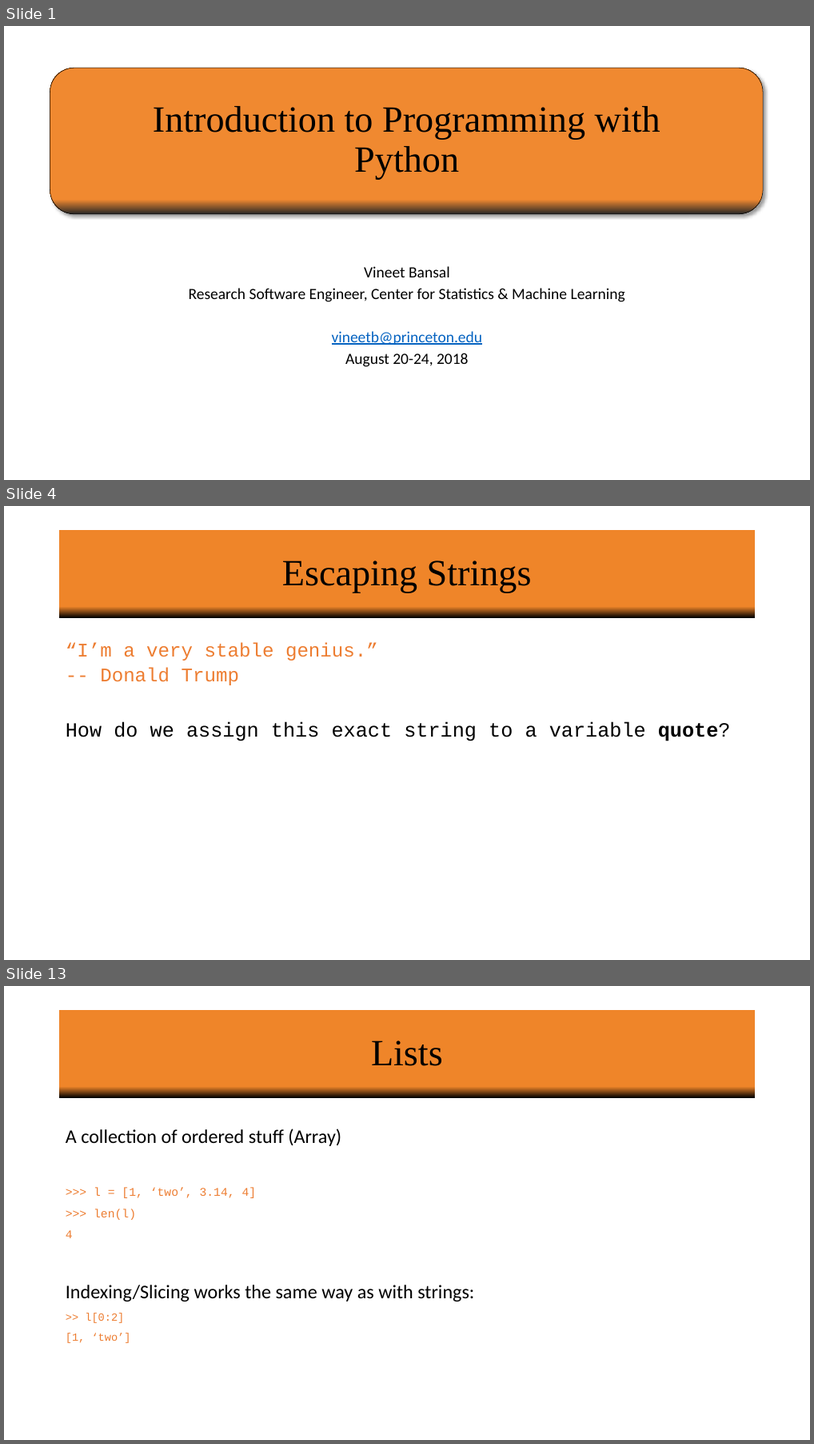
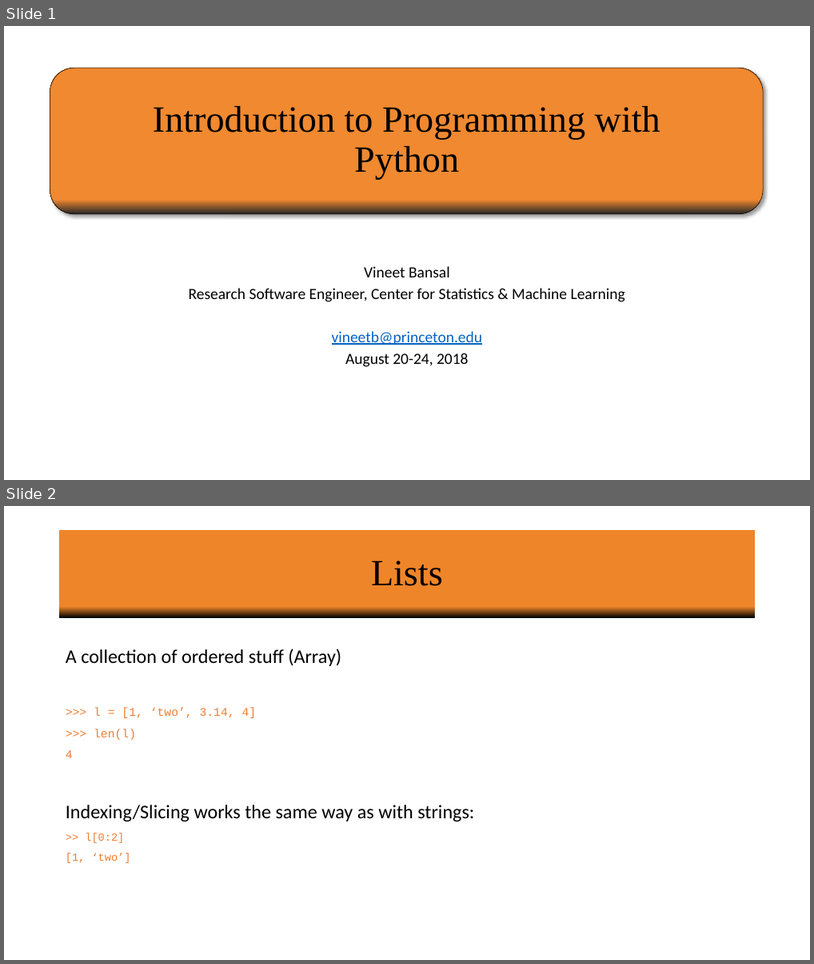
Before and after one commit to vineetbansal/Python-Bootcamp, a slide deck: slides/03 Lists_Loops_Files.pptx. Shown one above the other, each under a label of ours: slides 1, 4 and 13 before the commit, slides 1 and 2 after it; the slides between them are not shown. The pictures are 814x1444 and 814x964 pixels, drawn with LibreOffice and Linux fonts; fonts in the diff are those of the drawing; background and template pictures are left out. Boxes give left, top, right and bottom in pixels: in the first picture for what was removed or moved away, otherwise in the second. Text is boxed around its words. In the diff, an @@ line names an element or a change of style, - is before the commit and + after.

```diff
--- a/slides/03 Lists_Loops_Files.pptx
+++ b/slides/03 Lists_Loops_Files.pptx
@@ slide 4 removed at [4, 506, 810, 960], background #FFFFFF @@
@@ title removed at [60, 530, 755, 618] @@
-Escaping Strings
@@ text removed at [66, 643, 731, 741] @@
-“I’m a very stable genius.”
--- Donald Trump
-How do we assign this exact string to a variable quote?
@@ what was slide 13 is now slide 2 @@
```
Also in this commit, not shown: 14 other slides removed, 3 other files.
